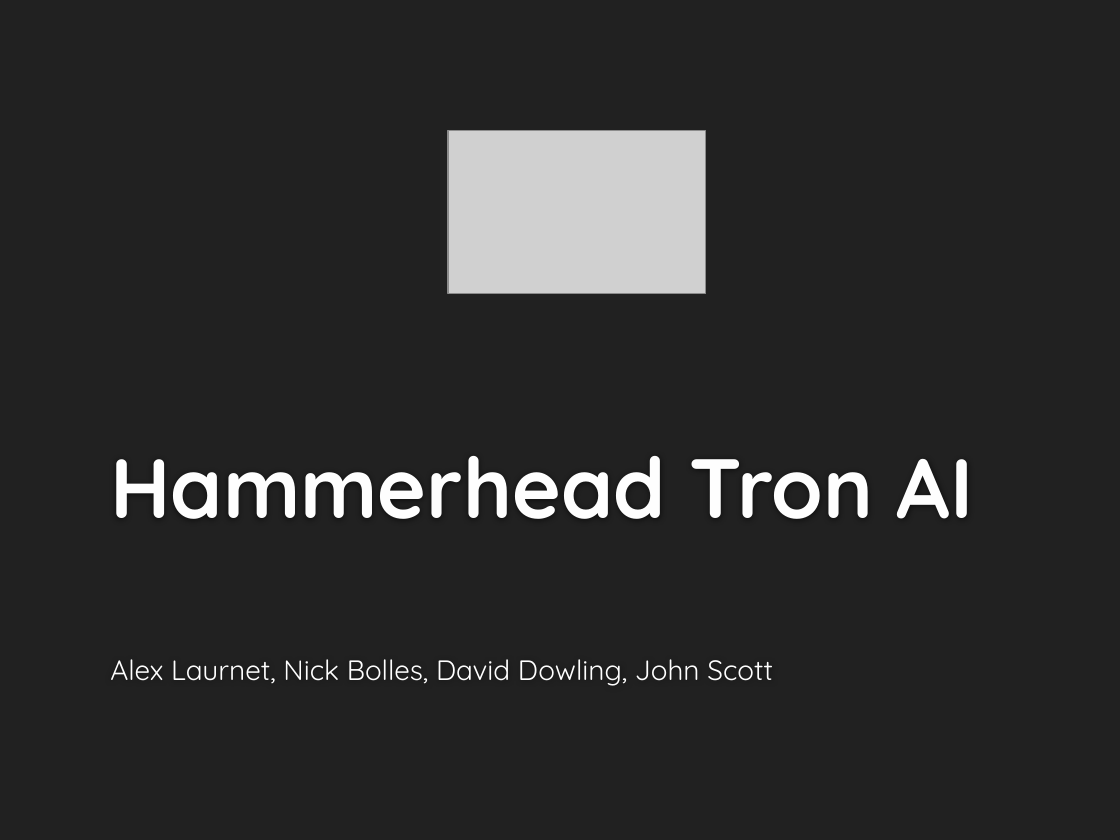
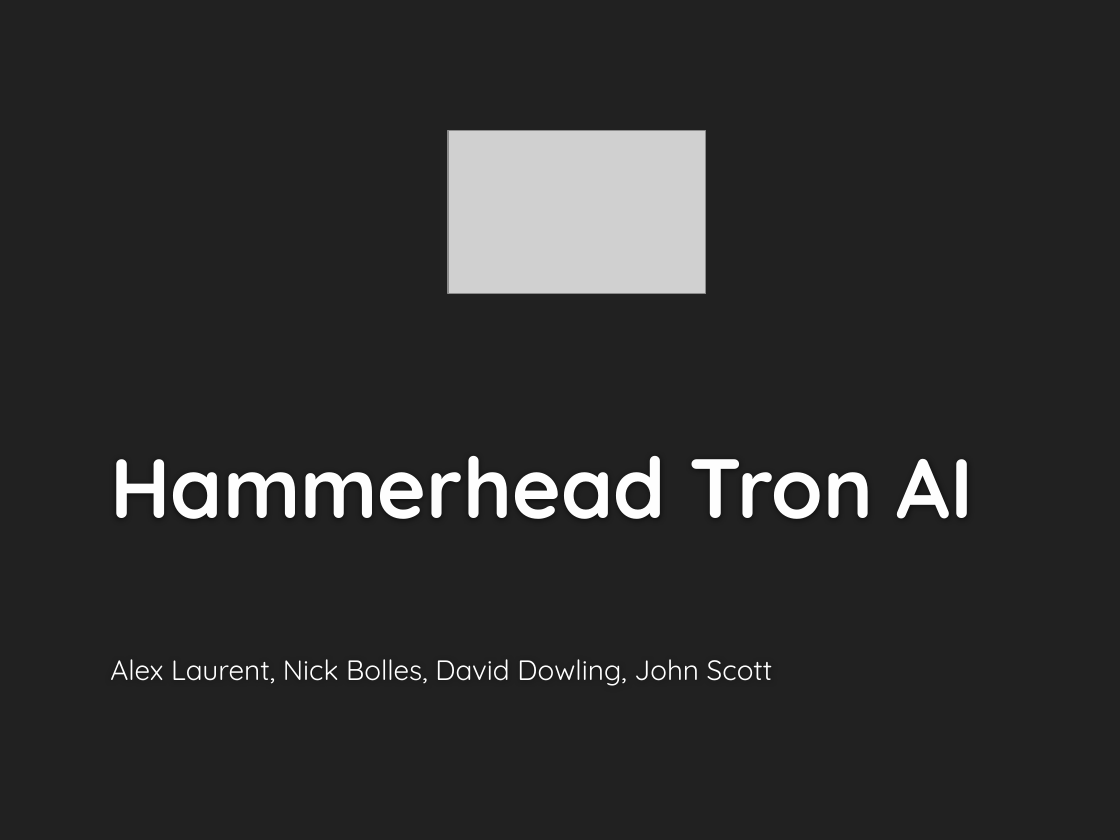
Before and after one commit to UWWAIProject/TronAI, a slide deck: slide 1 of Hammerhead Tron AI.pptx. Drawn at 1120x840 pixels with LibreOffice and Linux fonts; fonts in the diff are those of the drawing; grey boxes stand for pictures; background and template pictures are left out. Boxes give left, top, right and bottom in pixels: in the first picture for what was removed or moved away, otherwise in the second. Text is boxed around its words. In the diff, an @@ line names an element or a change of style, - is before the commit and + after.

```diff
--- a/Hammerhead Tron AI.pptx
+++ b/Hammerhead Tron AI.pptx
@@ subtitle at (110, 659, 773, 686): text changed @@
-Alex Laurnet, Nick Bolles, David Dowling, John Scott
+Alex Laurent, Nick Bolles, David Dowling, John Scott
```
Also in this commit, not shown: 2 slides added, 1 slide removed.
